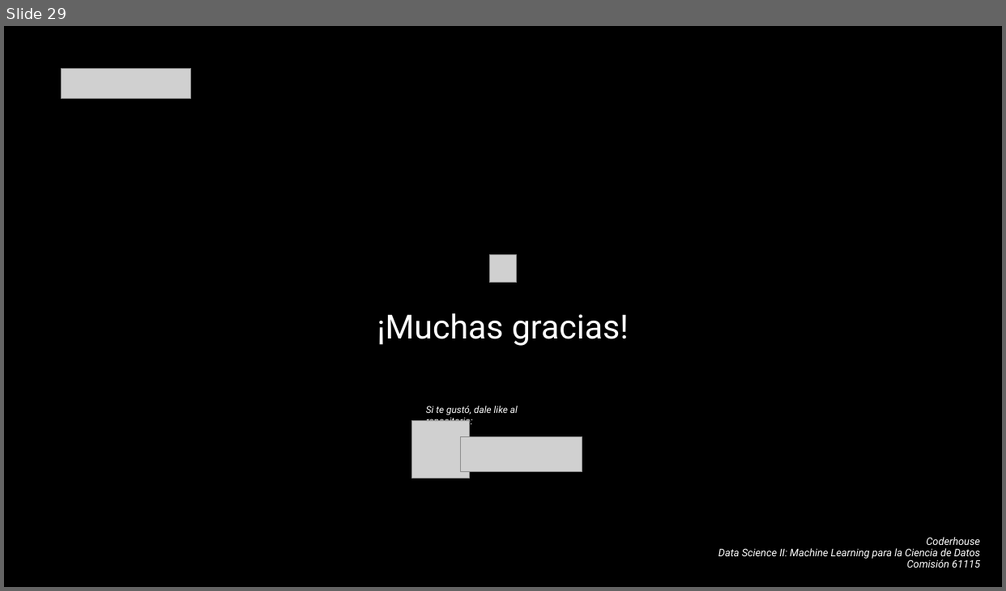
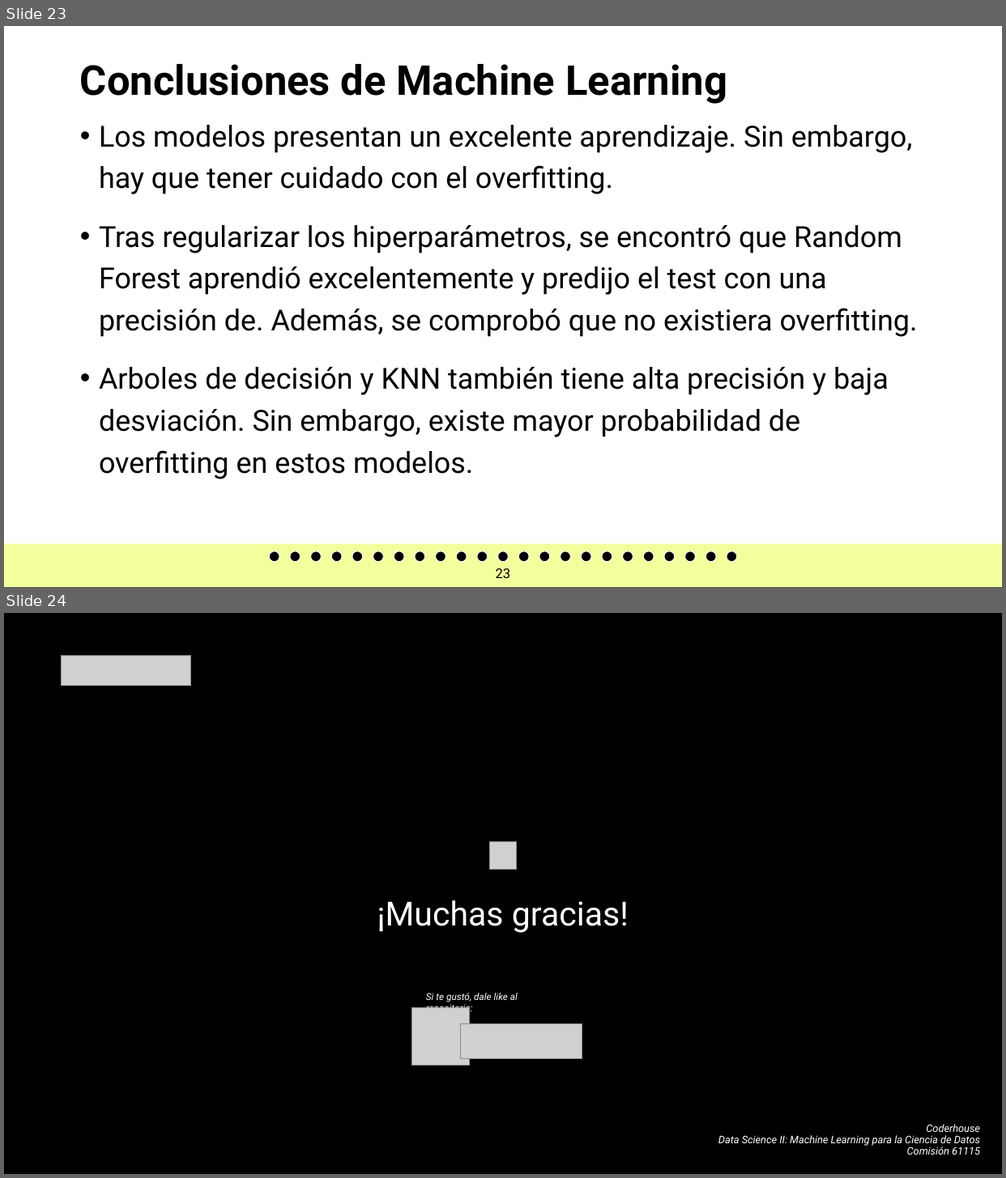
Before and after one commit to JoseChirif/Estudios-y-empleabilidad-Encuesta-kaggle, a slide deck: Estudios y empleabilidad.pptx. Shown one above the other, each under a label of ours: slide 29 before the commit, slides 23 and 24 after it. The pictures are 1006x591 and 1006x1178 pixels, drawn with LibreOffice and Linux fonts; fonts in the diff are those of the drawing; grey boxes stand for pictures; background and template pictures are left out. Boxes give left, top, right and bottom in pixels: in the first picture for what was removed or moved away, otherwise in the second. Text is boxed around its words. In the diff, an @@ line names an element or a change of style, - is before the commit and + after.

```diff
--- a/Estudios y empleabilidad.pptx
+++ b/Estudios y empleabilidad.pptx
@@ slide 23 added at [4,26,1002,587], background #FFFFFF @@
@@ title added at [80,64,727,104], 39.6 pt, text #000000, bold @@
+Conclusiones de Machine Learning
@@ text added at [99,125,918,480], 28 pt, text #000000 @@
+• Los modelos presentan un excelente aprendizaje. Sin embargo, hay que tener cuidado con el overfitting.
+• Tras regularizar los hiperparámetros, se encontró que Random Forest aprendió excelentemente y predijo el test con una precisión de. Además, se comprobó que no existiera overfitting.
+• Arboles de decisión y KNN también tiene alta precisión y baja desviación. Sin embargo, existe mayor probabilidad de overfitting en estos modelos.
@@ rectangle added at [4,544,1002,587], fill #E8FF3C at 50% opacity @@
@@ ellipse added at [269,552,279,562], fill #000000, outline #FFFFFF 0.71 pt @@
@@ ellipse added at [290,552,300,562], fill #000000, outline #FFFFFF 0.71 pt @@
@@ ellipse added at [311,552,322,562], fill #000000, outline #FFFFFF 0.71 pt @@
@@ ellipse added at [332,552,343,562], fill #000000, outline #FFFFFF 0.71 pt @@
@@ ellipse added at [352,552,363,562], fill #000000, outline #FFFFFF 0.71 pt @@
@@ ellipse added at [373,552,384,562], fill #000000, outline #FFFFFF 0.71 pt @@
@@ ellipse added at [394,552,404,562], fill #000000, outline #FFFFFF 0.71 pt @@
@@ ellipse added at [415,552,425,562], fill #000000, outline #FFFFFF 0.71 pt @@
@@ ellipse added at [435,552,445,562], fill #000000, outline #FFFFFF 0.71 pt @@
@@ ellipse added at [456,552,467,562], fill #000000, outline #FFFFFF 0.71 pt @@
@@ ellipse added at [477,552,488,562], fill #000000, outline #FFFFFF 0.71 pt @@
@@ ellipse added at [498,552,509,562], fill #000000, outline #FFFFFF 0.71 pt @@
@@ ellipse added at [519,552,530,562], fill #000000, outline #FFFFFF 0.71 pt @@
@@ ellipse added at [539,552,550,562], fill #000000, outline #FFFFFF 0.71 pt @@
@@ ellipse added at [560,552,571,562], fill #000000, outline #FFFFFF 0.71 pt @@
@@ ellipse added at [582,552,592,562], fill #000000, outline #FFFFFF 0.71 pt @@
@@ ellipse added at [602,552,612,562], fill #000000, outline #FFFFFF 0.71 pt @@
@@ ellipse added at [622,552,633,562], fill #000000, outline #FFFFFF 0.71 pt @@
@@ ellipse added at [643,552,654,562], fill #000000, outline #FFFFFF 0.71 pt @@
@@ ellipse added at [664,552,675,562], fill #000000, outline #FFFFFF 0.71 pt @@
@@ ellipse added at [685,552,696,562], fill #000000, outline #FFFFFF 0.71 pt @@
@@ ellipse added at [706,552,717,562], fill #000000, outline #FFFFFF 0.71 pt @@
@@ ellipse added at [727,552,737,562], fill #000000, outline #FFFFFF 0.71 pt @@
@@ page number added at [496,569,511,578], 13 pt, text #000000 @@
+23
@@ what was slide 29 is now slide 24 @@
```
Also in this commit, not shown: 16 slides changed, 5 other slides added, 11 slides removed, 1 other file.
